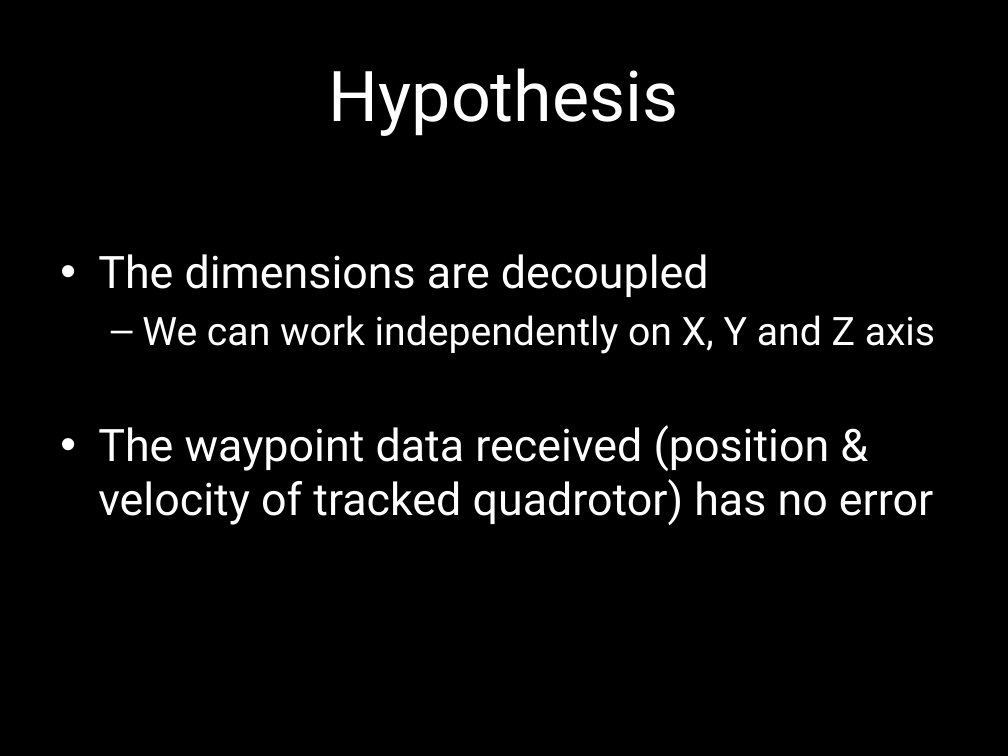
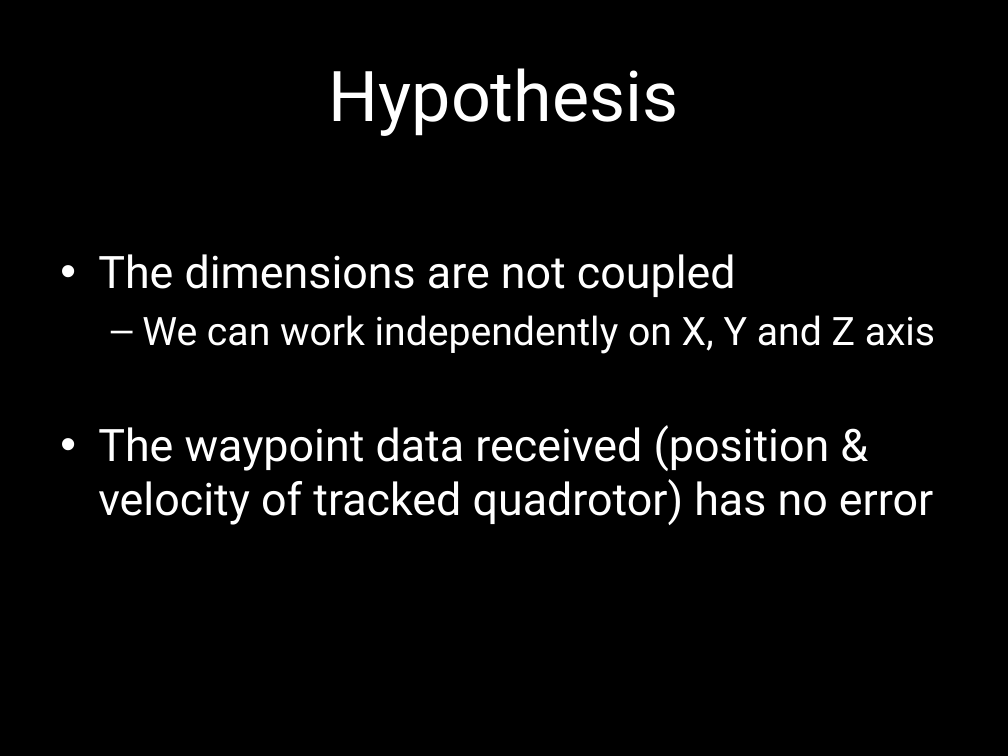
Before and after one commit to SyrianSpock/project-quadrotor-chase, a slide deck: slide 2 of Presentation/Presentation.pptx. Drawn at 1008x756 pixels with LibreOffice and Linux fonts; fonts in the diff are those of the drawing. Boxes give left, top, right and bottom in pixels: in the first picture for what was removed or moved away, otherwise in the second. Text is boxed around its words. In the diff, an @@ line names an element or a change of style, - is before the commit and + after.

Commit message:
Final presentation (t-5mn)

```diff
--- a/Presentation/Presentation.pptx
+++ b/Presentation/Presentation.pptx
@@ text at [98,254,736,297]: text changed @@
-• The dimensions are decoupled
+• The dimensions are not coupled
```
